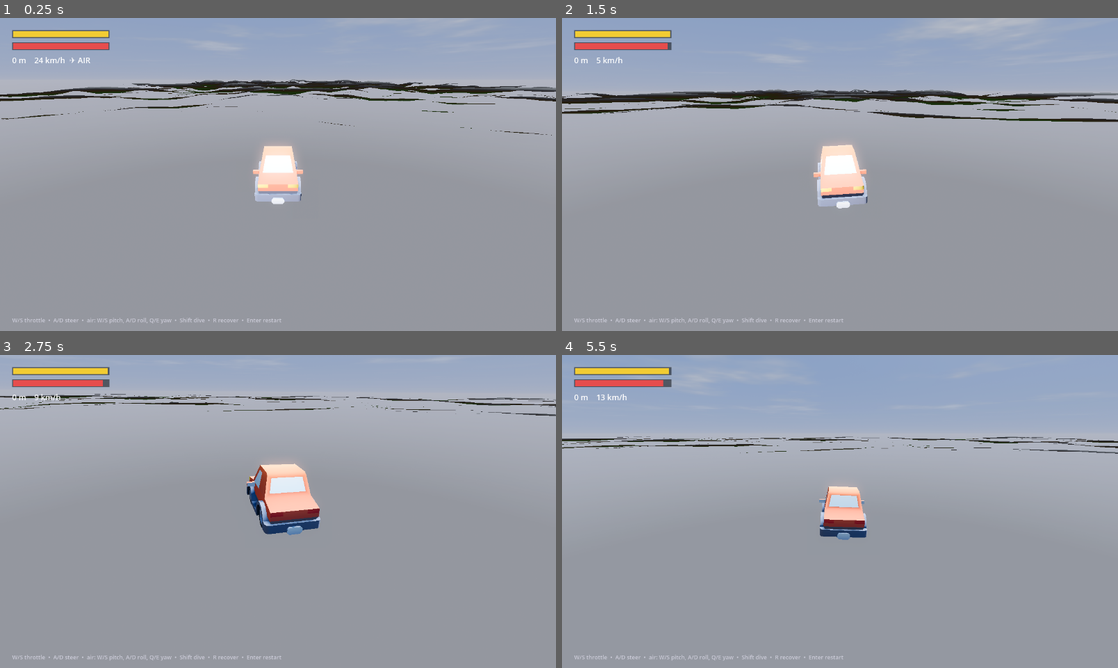
Above: before the commit, frames 1-4 (two rows, left to right).
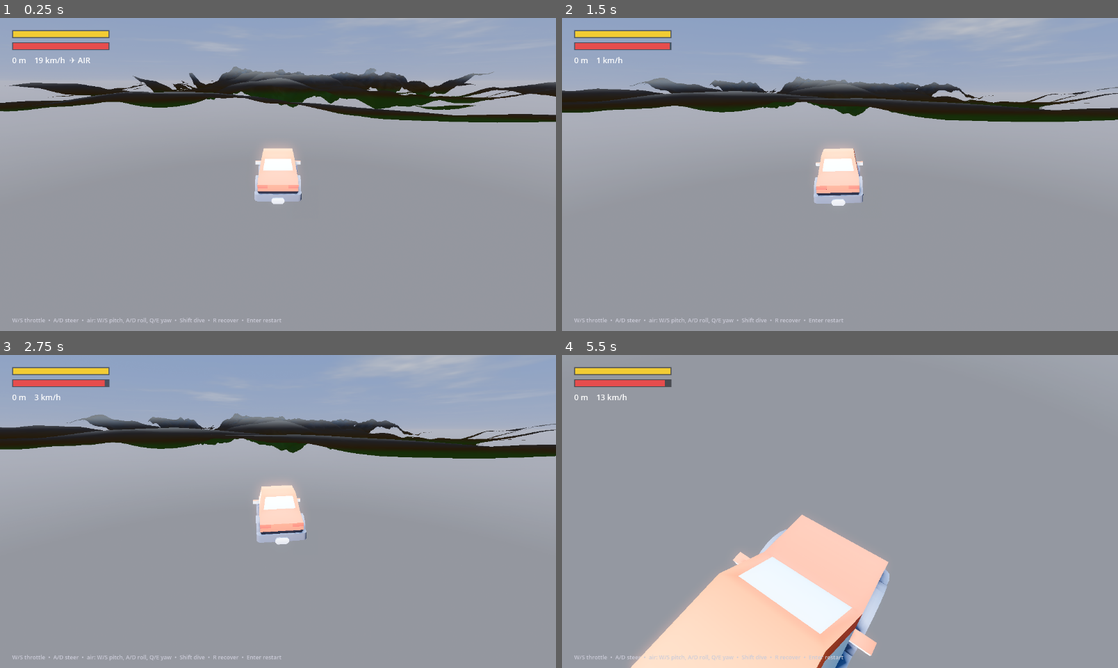
Above: after the commit, the same moments.

Repository: MilkManManiac/HillClimbRacer
Game: Godot game, scene res://scenes/HillClimb.tscn
Same seed, same stepped clock (60 frames per second), same inputs: the game is played once before the commit and once after it.
Inputs (mouse positions are in pixels of both pictures, inside the frame that each line leads up to):
- Up to frame 1 (0.25 s): no input
- Up to frame 2 (1.5 s): tap Enter at 0.5 s; move the mouse to (962, 158) at 0.52 s; hold D (turn_right) 0.53-1.25 s; tap E (speak) at 0.6 s; click (962, 158) at 0.67 s; drag from (728, 190) to (812, 237) at 1.27 s
- Up to frame 3 (2.75 s): move the mouse to (333, 442) at 2.02 s; hold D (turn_right) from 2.03 s (still down); hold R from 2.03 s (still down)
- Up to frame 4 (5.5 s): release D (turn_right) at 2.75 s; release R at 2.75 s; drag from (812, 574) to (673, 464) at 2.77 s; move the mouse to (1006, 558) at 3.52 s; hold A (turn_left) 3.53-4.25 s; tap E (speak) at 3.6 s; drag from (673, 464) to (756, 433) at 4.27 s; move the mouse to (867, 511) at 5.02 s; hold S (brake) from 5.03 s (still down); hold R from 5.03 s (still down); click (867, 511) at 5.17 s

The runs differ from the first frame. In frame 1, 7.6% of the frame differs, in the area x 0-100%, y 12-59%; in frame 2, 7.7%; in frame 3, 12%; in frame 4, 48%, in the area x 0-100%, y 0-100%.

Commit message:
HC tuning: face car forward, broad tall climbable hills, more speed/power/fuel for air testing
- Flip car body 180 (was leading rear-first / "driving backwards")
- Broader hills (lower noise freq) that are tall but climbable ramps, not walls;
  amplitude ramps up sooner so air gets fun fast
- More engine power + speed (~146 km/h), lower gravity so momentum carries over crests
- Generous fuel for the feel sandbox; HUD bars use max_fuel/max_health
- Verified: 383m progress, 146km/h, catches air (52 airborne frames) in a no-input probe

Co-Authored-By: Claude Opus 4.8 (1M context) <noreply@anthropic.com>

Diff:
--- a/scripts/hc/HCCar.gd
+++ b/scripts/hc/HCCar.gd
@@ -11,13 +11,13 @@
 const CAR_GLB := "res://assets/car/kenney_sedan_cc0.glb"
 
 # --- tunables ---
-@export var engine_force: float = 4200.0
-@export var max_speed: float = 45.0
-@export var brake_force: float = 5000.0
-@export var grip: float = 8.0
+@export var engine_force: float = 10000.0
+@export var max_speed: float = 75.0
+@export var brake_force: float = 5500.0
+@export var grip: float = 8.5
 @export var wheelbase: float = 2.8
 @export var max_steer_angle: float = 0.55
-@export var gravity_force: float = 30.0
+@export var gravity_force: float = 24.0
 @export var suspension_rest: float = 0.55
 @export var suspension_stiff: float = 130.0
 @export var suspension_damp: float = 9.0
@@ -25,7 +25,7 @@
 @export var air_pitch_torque: float = 11.0
 @export var air_roll_torque: float = 9.0
 @export var air_yaw_torque: float = 6.0
-@export var max_fuel: float = 100.0
+@export var max_fuel: float = 600.0   # generous for the feel/air sandbox (tune later)
 @export var max_health: float = 100.0
 @export var land_damage_speed: float = 12.0  # vertical impact speed before damage starts
 
@@ -98,7 +98,7 @@
 		# drive / brake (fuel-gated)
 		if fuel > 0.0 and throttle > 0.01 and fwd_speed < max_speed:
 			apply_central_force(fwd * throttle * engine_force)
-			fuel -= delta * (2.0 + throttle * 6.0)
+			fuel -= delta * (0.8 + throttle * 2.2)
 		elif braking > 0.01:
 			if fwd_speed > 0.5:
 				apply_central_force(-fwd * brake_force * braking)
@@ -106,7 +106,7 @@
 				apply_central_force(fwd * -braking * engine_force * 0.4)
 		else:
 			apply_central_force(-fwd * fwd_speed * 0.5 * mass * 0.02)
-		fuel -= delta * 0.4   # idle burn
+		fuel -= delta * 0.2   # idle burn
 		# grip: kill sideways slide
 		apply_central_force(-right * right.dot(vel) * grip * mass)
 		# steering (bicycle model)
@@ -199,6 +199,7 @@
 	if body:
 		body.scale = Vector3.ONE * 1.7
 		body.position = Vector3(0, 0.1, 0)
+		body.rotation.y = PI   # face -Z (travel direction); model was leading rear-first
 		add_child(body)
 	else:
 		# fallback box car
--- a/scripts/hc/HCMain.gd
+++ b/scripts/hc/HCMain.gd
@@ -127,8 +127,10 @@
 	var fuel: float = _car.get("fuel")
 	var health: float = _car.get("health")
 	var dist: float = _car.get("distance")
-	_fuel_bar.size.x = 220.0 * clamp(fuel / 100.0, 0.0, 1.0)
-	_health_bar.size.x = 220.0 * clamp(health / 100.0, 0.0, 1.0)
+	var maxfuel: float = _car.get("max_fuel")
+	var maxhp: float = _car.get("max_health")
+	_fuel_bar.size.x = 220.0 * clamp(fuel / maxf(maxfuel, 1.0), 0.0, 1.0)
+	_health_bar.size.x = 220.0 * clamp(health / maxf(maxhp, 1.0), 0.0, 1.0)
 	var air: String = "  ✈ AIR" if _car.get("airborne") else ""
 	_info.text = "%d m    %d km/h%s" % [int(dist), int(_car.call("get_speed_kmh")), air]
 	if _car.get("dead"):
--- a/scripts/hc/HCTerrain.gd
+++ b/scripts/hc/HCTerrain.gd
@@ -11,9 +11,9 @@
 const AHEAD := 11         # chunks generated ahead (in -Z)
 const BEHIND := 3         # chunks kept behind
 
-@export var base_amp: float = 2.5     # gentle near the start
-@export var max_amp: float = 34.0     # mountainous far out
-@export var ramp_dist: float = 1600.0 # distance over which amplitude ramps up
+@export var base_amp: float = 3.0     # gentle near the start
+@export var max_amp: float = 48.0     # tall but broad/climbable launch ramps far out
+@export var ramp_dist: float = 500.0  # ramps up sooner so air gets fun fast
 
 var _noise := FastNoiseLite.new()
 var _rough := FastNoiseLite.new()
@@ -26,8 +26,8 @@
 	_noise.seed = 1234
 	_noise.noise_type = FastNoiseLite.TYPE_SIMPLEX_SMOOTH
 	_noise.fractal_type = FastNoiseLite.FRACTAL_FBM
-	_noise.frequency = 0.010
-	_noise.fractal_octaves = 4
+	_noise.frequency = 0.006
+	_noise.fractal_octaves = 3
 	_rough.seed = 99
 	_rough.noise_type = FastNoiseLite.TYPE_SIMPLEX
 	_rough.frequency = 0.05
@@ -42,7 +42,7 @@
 	var d: float = maxf(0.0, -z)
 	var amp: float = lerpf(base_amp, max_amp, clamp(d / ramp_dist, 0.0, 1.0))
 	var n: float = _noise.get_noise_2d(x, z)            # -1..1, broad rolling hills
-	var r: float = _rough.get_noise_2d(x, z) * 0.25     # finer chop, scaled in far out
+	var r: float = _rough.get_noise_2d(x, z) * 0.12     # gentle chop so ramps stay smooth
 	var rough_mix: float = clamp(d / ramp_dist, 0.0, 1.0)
 	return (n + r * rough_mix) * amp
 
--- a/tests/HCDrive.gd
+++ b/tests/HCDrive.gd
@@ -1,6 +1,9 @@
 extends Node
 var _f := 0
 var _car: RigidBody3D
+var _maxspeed := 0.0
+var _air_frames := 0
+var _max_air_y := 0.0
 func _ready() -> void:
 	var s: Node = load("res://scenes/HillClimb.tscn").instantiate()
 	add_child(s)
@@ -10,12 +13,11 @@
 func _physics_process(_d: float) -> void:
 	_f += 1
 	if _car == null: return
-	if _f == 90:
-		print("[hc] settled y=%.2f grounded=%s" % [_car.global_position.y, str(not _car.get("airborne"))])
-	if _f > 90:
-		Input.action_press("accelerate")
-	if _f == 420:
-		print("[hc] drove dist=%.1f y=%.2f speed=%.0fkmh fuel=%.0f health=%.0f air=%s" % [
-			_car.get("distance"), _car.global_position.y, _car.call("get_speed_kmh"),
-			_car.get("fuel"), _car.get("health"), str(_car.get("airborne"))])
+	if _f > 60: Input.action_press("accelerate")
+	if _f > 60:
+		_maxspeed = maxf(_maxspeed, _car.call("get_speed_kmh"))
+		if _car.get("airborne"): _air_frames += 1
+	if _f == 1600:
+		print("[hc] dist=%.0fm maxspeed=%.0fkmh airframes=%d fuel=%.0f health=%.0f" % [
+			_car.get("distance"), _maxspeed, _air_frames, _car.get("fuel"), _car.get("health")])
 		get_tree().quit()
